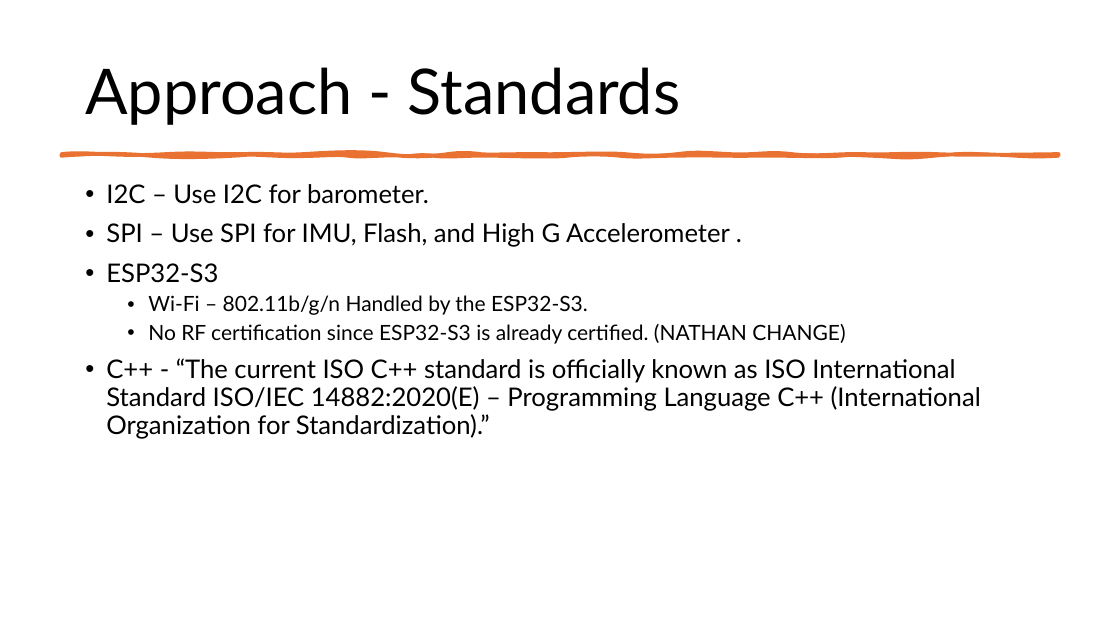
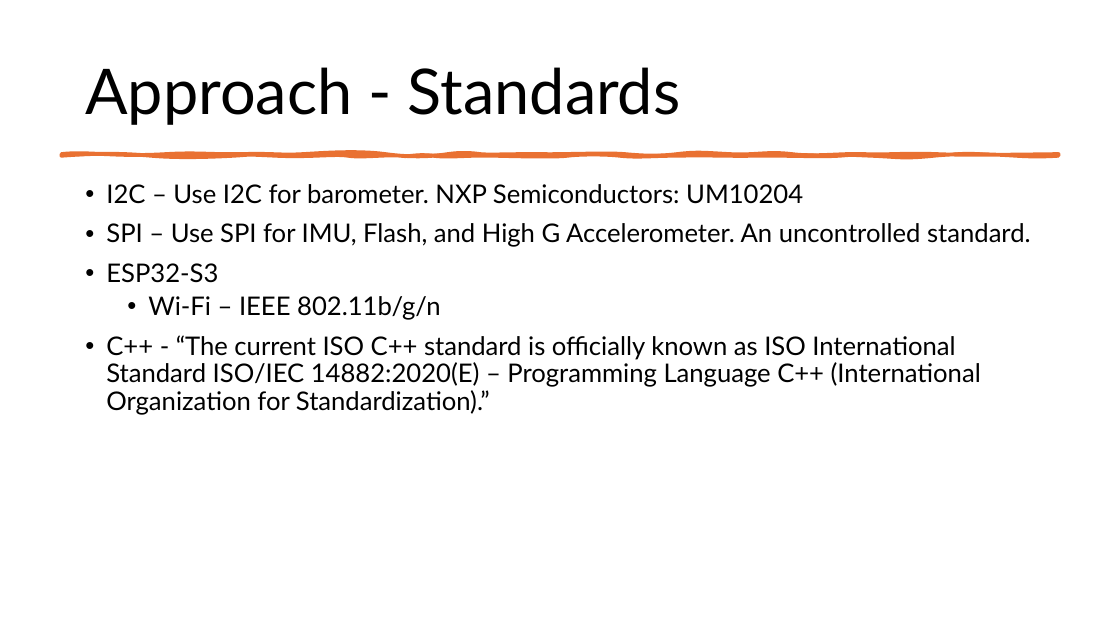
Before and after one commit to Tannyr-Singleterry/ECE590_SeniorDesign, a slide deck: slide 13 of Documents/FInal Presentation/Final_Presentation.pptx. Drawn at 1120x630 pixels with LibreOffice and Linux fonts; fonts in the diff are those of the drawing. Boxes give left, top, right and bottom in pixels: in the first picture for what was removed or moved away, otherwise in the second. Text is boxed around its words. In the diff, an @@ line names an element or a change of style, - is before the commit and + after.

Commit message:
changed standards slide

```diff
--- a/Documents/FInal Presentation/Final_Presentation.pptx
+++ b/Documents/FInal Presentation/Final_Presentation.pptx
@@ text at [106, 184, 1031, 247]: text changed @@
-• I2C – Use I2C for barometer.
-• SPI – Use SPI for IMU, Flash, and High G Accelerometer .
+• I2C – Use I2C for barometer. NXP Semiconductors: UM10204
+• SPI – Use SPI for IMU, Flash, and High G Accelerometer. An uncontrolled standard.
@@ text at [148, 296, 441, 320]: text changed; size 18 to 22 pt @@
-  • Wi-Fi – 802.11b/g/n Handled by the ESP32-S3.
-  • No RF certification since ESP32-S3 is already certified. (NATHAN CHANGE)
+  • Wi-Fi – IEEE 802.11b/g/n
```
Also in this commit, not shown: 2 other slides changed.
